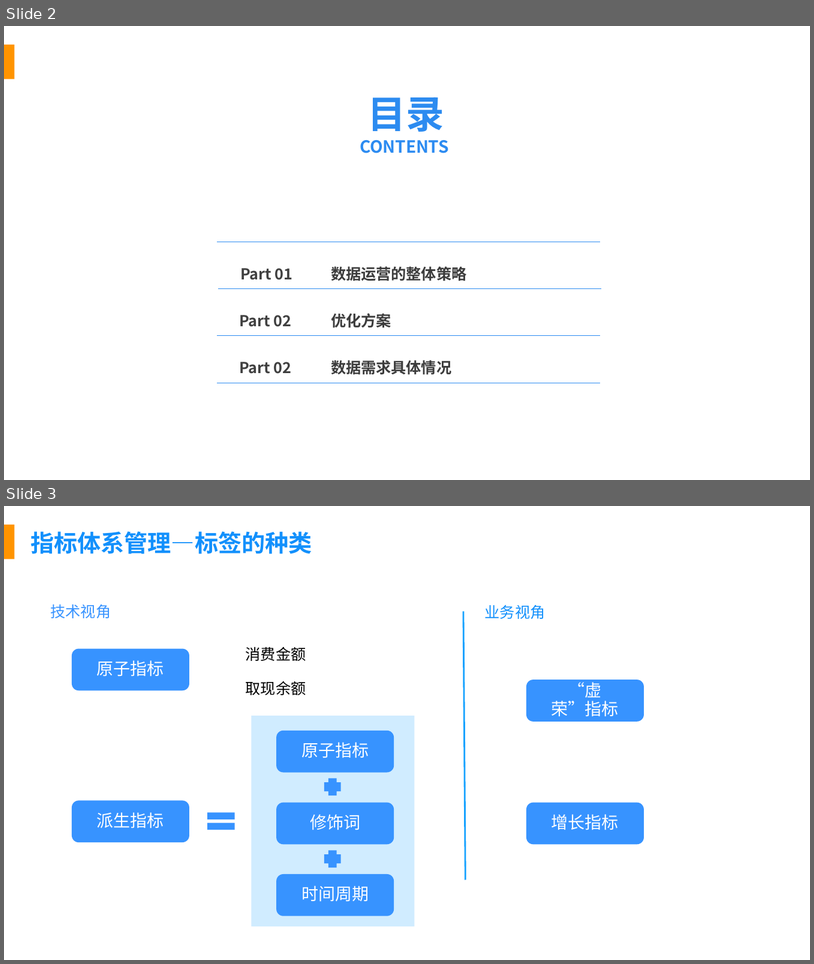
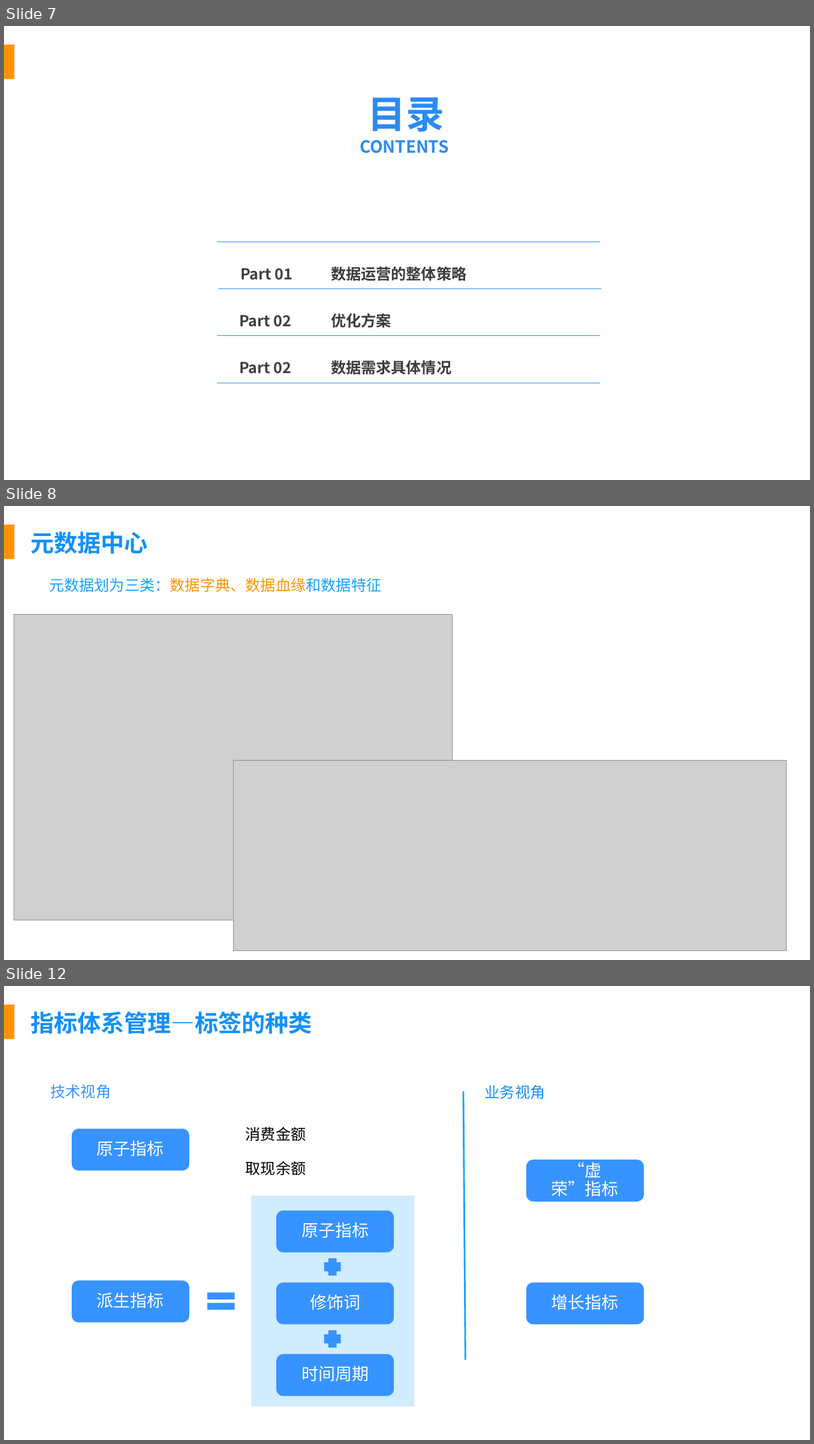
Before and after one commit to fancyChuan/reading-mindmap, a slide deck: PPT/数据建设知识体系.pptx. Shown one above the other, each under a label of ours: slides 2 and 3 before the commit, slides 7, 8 and 12 after it; the slides between them are not shown. The pictures are 814x964 and 814x1444 pixels, drawn with LibreOffice and Linux fonts; fonts in the diff are those of the drawing; grey boxes stand for pictures; background and template pictures are left out. Boxes give left, top, right and bottom in pixels: in the first picture for what was removed or moved away, otherwise in the second. Text is boxed around its words. In the diff, an @@ line names an element or a change of style, - is before the commit and + after.

```diff
--- a/PPT/数据建设知识体系.pptx
+++ b/PPT/数据建设知识体系.pptx
@@ slide 8 added at box(4, 506, 810, 960), background #FFFFFF; not listed: 1 template element that a slide beside it also shows @@
@@ text added at box(30, 531, 148, 554), 28 pt, text #1290FC, bold @@
+元数据中心
@@ text added at box(49, 577, 381, 592), 18 pt, text #16A2FF @@
+元数据划为三类：数据字典、数据血缘和数据特征
@@ picture added at box(14, 614, 453, 920) @@
@@ picture added at box(233, 760, 787, 951) @@
@@ what was slide 2 is now slide 7 @@
@@ what was slide 3 is now slide 12 @@
```
Also in this commit, not shown: 1 slide changed, 8 other slides added.
